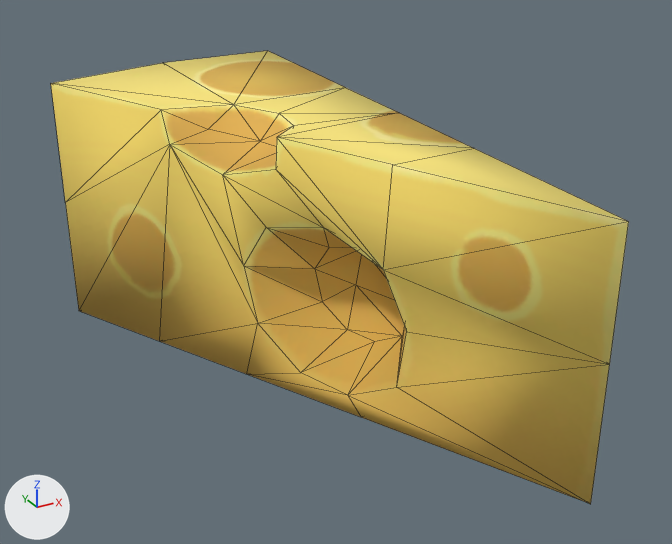
An edit to the Blender file food/Cheese half.blend, drawn before and after from the same camera.
Both versions are drawn from a camera (50 mm lens) standing at (-0.791, -1.348, 0.787) and looking at (-0.096, -0.085, 0.155). Arrows for +X, +Y and +Z are at lower left; the lights stay in place. The picture after the commit comes second. Mesh edges are drawn as thin lines.

Objects in the first picture: 'Cheese_Raw_ncl1_1.001'.
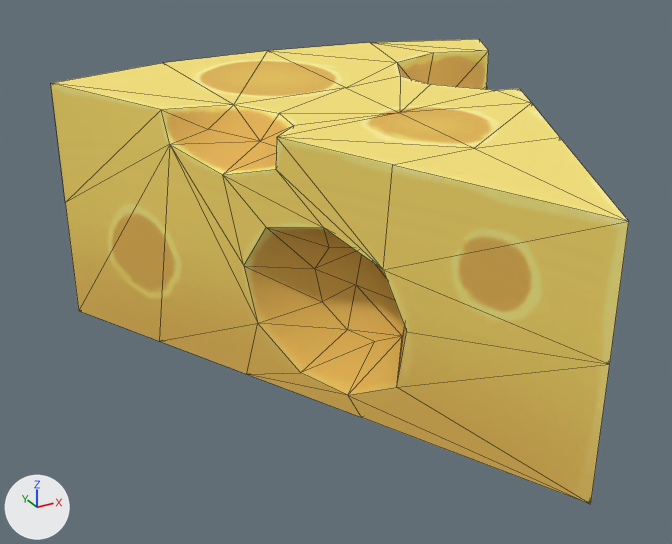
Boxes (x1, y1, x2, y2) around the edits, measured in the pictures (672 x 544 px):
'Cheese_Raw_ncl1_1', shown (yellow): after (270, 39, 628, 221)
part 1 of me_cheese_raw_ncl1_1_001, built on (orange): after (397, 51, 489, 89)
part 2 of me_cheese_raw_ncl1_1_002, shading changed: (51, 51, 629, 504) in both

Diff of the bpy script that builds the scene:
```diff
--- a/food/Cheese half.blend.py
+++ b/food/Cheese half.blend.py
@@ me_cheese_raw_ncl1_1_001 @@
 # used by ob_cheese_raw_ncl1_1; location = (0.0, 0.0, 0.0); rotation_euler = (1.571, 0.0, 0.0), in degrees (90, 0, 0)
-me_cheese_raw_ncl1_1_001.from_pydata(...)  # 72 vertices, 132 faces; spans x 0.0..0.469, y 0.0..0.438, z -0.396..0.619
+me_cheese_raw_ncl1_1_001.from_pydata(...)  # 72 vertices, 110 faces; spans x 0.0..0.469, y 0.0..0.438, z -0.396..0.619
+# me_cheese_raw_ncl1_1_001 part 1
+# 28 faces are deleted
+# 15 new faces join them
+# other edits to the shape of me_cheese_raw_ncl1_1_001 do not show in these pictures
 me_cheese_raw_ncl1_1_001.materials.append(mat_pizza_cheese_001)
@@ me_cheese_raw_ncl1_1_002 @@
 me_cheese_raw_ncl1_1_002.from_pydata(...)  # 55 vertices, 98 faces; spans x -0.448..0.011, y 0.0..0.438, z -0.396..0.619
 # used by ob_cheese_raw_ncl1_1_001; location = (0.0, 0.0, 0.0); rotation_euler = (1.571, 0.0, 0.0), in degrees (90, 0, 0)
+# me_cheese_raw_ncl1_1_002 part 2: edges marked sharp go from 0 to 42
 me_cheese_raw_ncl1_1_002.materials.append(mat_pizza_cheese_001)
@@ ob_cheese_raw_ncl1_1 @@
 ob_cheese_raw_ncl1_1.rotation_euler = (1.571, 0.0, 0.0)  # degrees (90, 0, 0)
-ob_cheese_raw_ncl1_1.hide_set(True)
```
